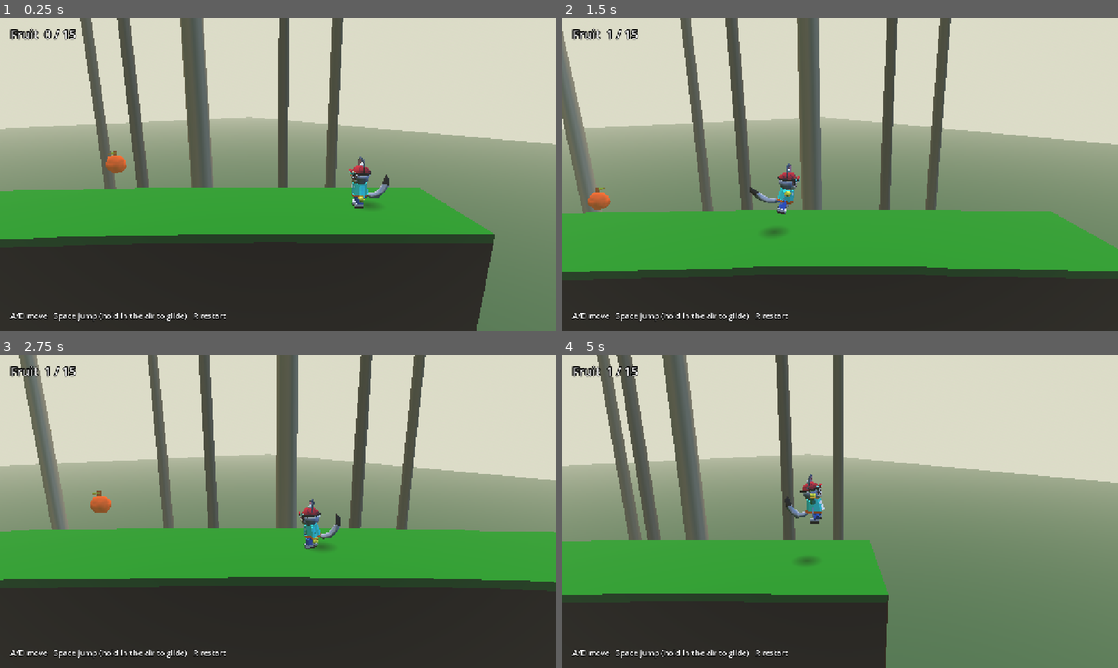
Above: before the commit, frames 1-4 (two rows, left to right).
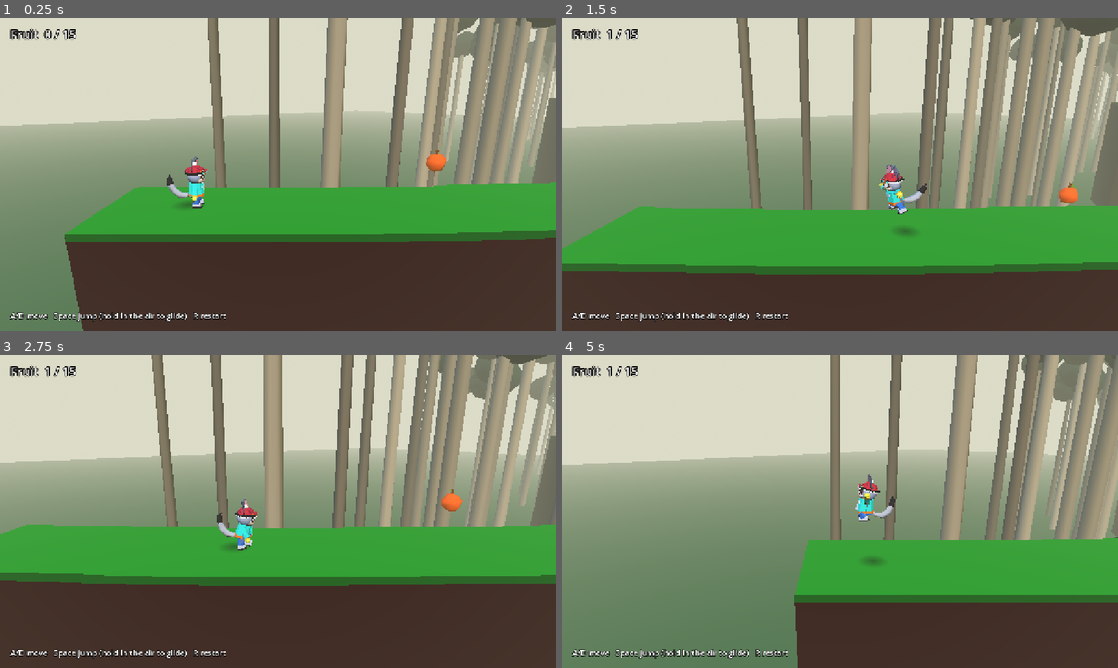
Above: after the commit, the same moments.

Repository: lukeorsomeone/sugar-glider-platformer
Game: Godot game, scene res://scenes/main.tscn
Two runs of this game, one before a commit and one after it. Both use one fixed random seed, a clock stepped at 60 frames per second and the inputs below.
Inputs:
- Up to frame 1 (0.25 s): no input
- Up to frame 2 (1.5 s): hold D (move_right) 0.53-1.28 s; tap Z at 0.6, 1.35 s; tap Space (jump) at 0.77, 1.07 s; hold A (move_left) from 1.28 s (still down)
- Up to frame 3 (2.75 s): tap Space (jump) at 1.52, 1.82 s; release A (move_left) at 2.03 s; hold D (move_right) from 2.03 s (still down); tap Z at 2.1 s
- Up to frame 4 (5 s): release D (move_right) at 2.78 s; hold W 2.78-3.53 s; tap Z at 2.85, 3.6, 4.35 s; tap Space (jump) at 3.02, 3.32, 3.77, 4.07, 4.52, 4.82 s; hold A (move_left) from 3.53 s (still down)

The runs differ from the first frame. In frame 1, 38% of the frame differs, in the area x 0-100%, y 0-100%; in frame 2, 32%; in frame 3, 29%; in frame 4, 57%.

Commit message:
Fix mirrored left/right: move camera to the other side of the path
The camera viewed the path from behind, so forwards appeared on the left
of the screen. Flip path_side (keeping platform geometry identical) and
flip the glide bank so the flaps still face the camera.

Co-Authored-By: Claude Opus 5.5 <noreply@anthropic.com>

Diff:
--- a/scripts/level.gd
+++ b/scripts/level.gd
@@ -149,7 +149,9 @@
 
 ## The side of the path the camera sits on.
 func path_side(o: float) -> Vector3:
-	return path_dir(o).cross(Vector3.UP).normalized() * -1.0
+	# Forward x up points to the right of travel, so a camera here looking back at the path
+	# sees forwards as screen-right.
+	return path_dir(o).cross(Vector3.UP).normalized()
 
 
 # ---------------------------------------------------------------- collision
@@ -258,7 +260,7 @@
 		var o := lerpf(a, b, float(i) / steps)
 		var c := path_point(o)
 		var s := path_side(o) * half
-		rows.append([c + s, c - s])
+		rows.append([c - s, c + s])   # [far edge, camera-side edge]
 	var up := Vector3(0, top, 0)
 	var down := Vector3(0, bottom, 0)
 	var edge := Vector3(0, top - 0.18, 0)
@@ -270,9 +272,9 @@
 		_quad(st, l0 + up, l1 + up, r1 + up, r0 + up, top_col, Vector3.UP)
 		# Grass lip, then dirt down the sides.
 		_quad(st, l0 + up, l1 + up, l1 + edge, l0 + edge, top_col.darkened(0.15), Vector3.FORWARD)
-		_quad(st, l0 + edge, l1 + edge, l1 + down, l0 + down, side_col, Vector3.FORWARD)
+		_quad(st, l0 + edge, l1 + edge, l1 + down, l0 + down, side_col.darkened(0.2), Vector3.FORWARD)
 		_quad(st, r0 + up, r1 + up, r1 + edge, r0 + edge, top_col.darkened(0.15), Vector3.BACK)
-		_quad(st, r0 + edge, r1 + edge, r1 + down, r0 + down, side_col.darkened(0.2), Vector3.BACK)
+		_quad(st, r0 + edge, r1 + edge, r1 + down, r0 + down, side_col, Vector3.BACK)
 		_quad(st, l0 + down, l1 + down, r1 + down, r0 + down, side_col.darkened(0.4), Vector3.DOWN)
 	# End caps.
 	var f: Array = rows[0]
--- a/scripts/player.gd
+++ b/scripts/player.gd
@@ -157,7 +157,7 @@
 	# Lift the body while flat so it pivots around its middle rather than its feet.
 	_body.position.y = sin(_body.rotation.x) * MODEL_HEIGHT * 0.35
 	# Bank towards the camera so you can see the spread flaps from the side.
-	var bank := deg_to_rad(GLIDE_BANK) * facing if gliding else 0.0
+	var bank := -deg_to_rad(GLIDE_BANK) * facing if gliding else 0.0
 	_bank.rotation.y = bank if snap else lerpf(_bank.rotation.y, bank, minf(1.0, 8.0 * delta))
 
 	# Squash a little when landing.
